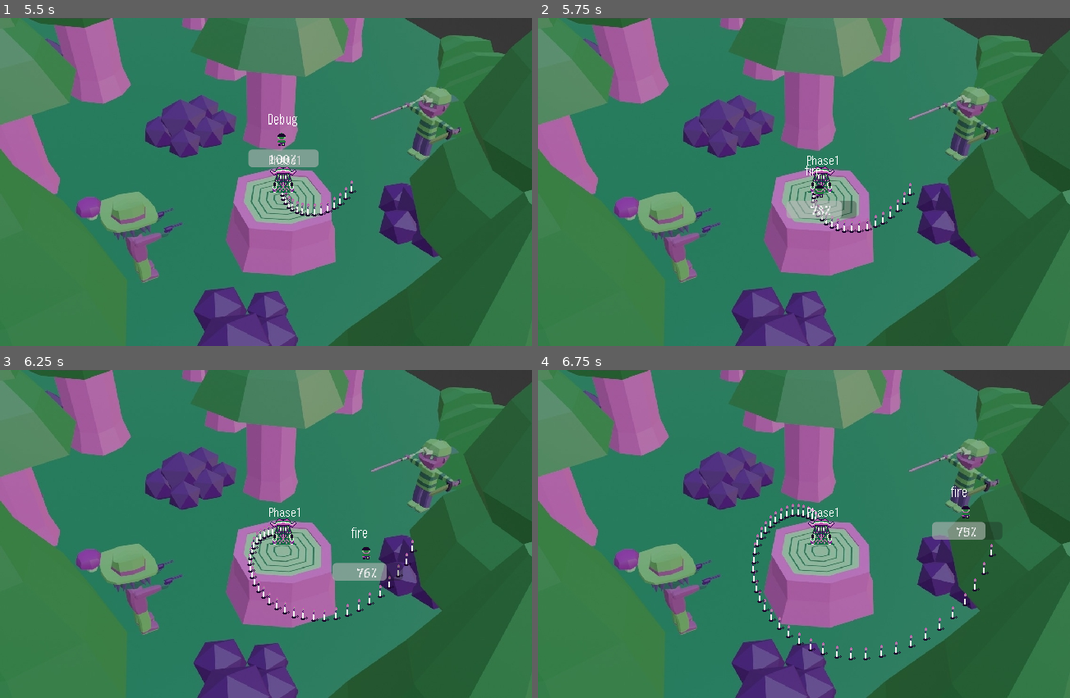
Above: before the commit, frames 1-4 (two rows, left to right).
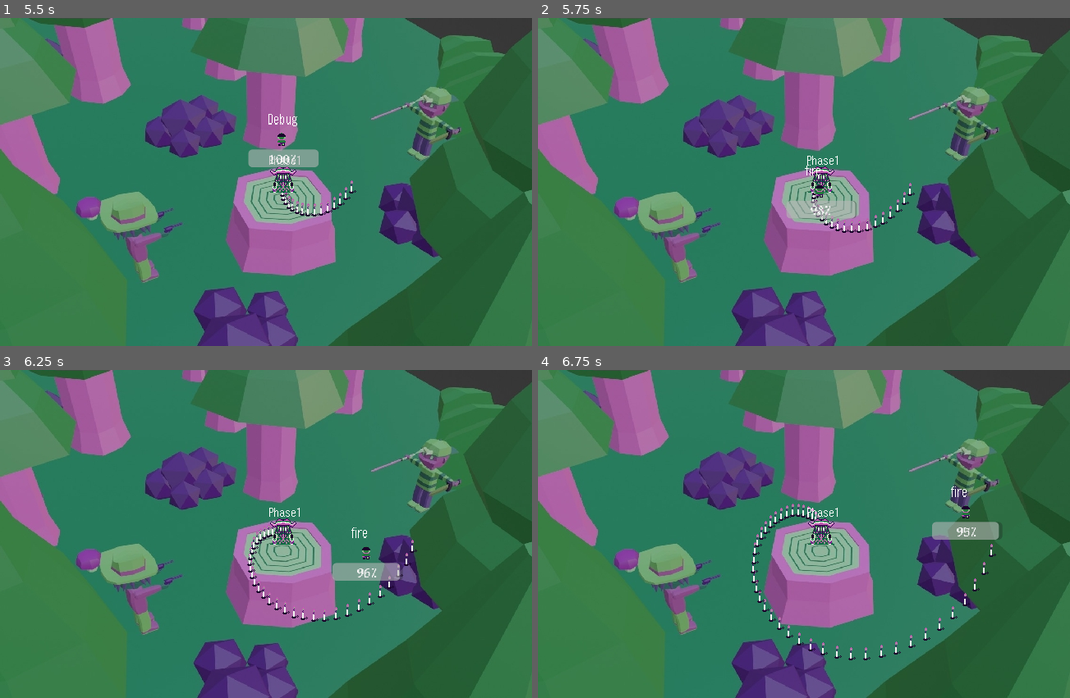
Above: after the commit, the same moments.

Repository: b4k4kozmo/bullet-hell-24
Game: Godot game, scene res://boss_room.tscn
Two runs of this game, one before a commit and one after it. Both use one fixed random seed, a clock stepped at 60 frames per second and the inputs below.
Inputs:
- Up to frame 1 (5.5 s): tap Enter at 0.5 s; hold D (move_right) 0.53-1.28 s; tap Space (action, bound only after the commit) at 0.6, 1.55, 2.1, 2.85, 3.8, 4.35, 5.1 s; tap R (restart) at 1.25, 2.75, 3.5 s; hold S (move_down) 1.28-2.03 s; tap Shift (walk) at 1.35 s; hold D (move_right) 2.03-2.78 s; hold W (move_up) 2.78-3.53 s; hold Shift (walk) 3.53-4.28 s; hold A (move_left) 3.53-5.03 s; hold S (move_down) from 5.03 s (still down)
- Up to frame 2 (5.75 s): keep holding S (move_down)
- Up to frame 3 (6.25 s): release S (move_down) at 5.78 s; hold D (move_right) from 5.78 s (still down); tap Shift (walk) at 5.85 s; tap Space (action, bound only after the commit) at 6.05 s
- Up to frame 4 (6.75 s): release D (move_right) at 6.53 s; hold W (move_up) from 6.53 s (still down); tap Space (action, bound only after the commit) at 6.6 s

Frame 1 is identical in both runs. In frame 2, 0.2% of the frame differs, in the area x 51-60%, y 55-62%; in frame 3, 0.2%; in frame 4, 0.2%, in the area x 78-87%, y 46-52%.

Commit message:
added player shooting
moving lets you shoot straight up,
when you are stationary you will shoot in a spiral pattern

Diff:
--- a/bullet.tscn
+++ b/bullet.tscn
@@ -1,17 +1,18 @@
-[gd_scene load_steps=7 format=3 uid="uid://comrovgj0rfvd"]
+[gd_scene load_steps=8 format=3 uid="uid://comrovgj0rfvd"]
 
 [ext_resource type="Script" path="res://scripts/Bullet.gd" id="1_4tedr"]
 [ext_resource type="Texture2D" uid="uid://wjit0n5sxgfk" path="res://sprites/candle.png" id="2_321cf"]
 [ext_resource type="Texture2D" uid="uid://blnf3d6fso1i1" path="res://sprites/ace.png" id="3_4s78l"]
 [ext_resource type="Texture2D" uid="uid://earrg4mbnauq" path="res://sprites/lasso.png" id="4_mklnw"]
 [ext_resource type="Texture2D" uid="uid://cvt636g78sifc" path="res://sprites/coin.png" id="5_lr5dj"]
+[ext_resource type="Texture2D" uid="uid://f6my4hvinndh" path="res://sprites/kamibokken.png" id="6_icaaa"]
 
 [sub_resource type="RectangleShape2D" id="RectangleShape2D_uom7v"]
 size = Vector2(6, 6)
 
 [node name="Bullet" type="Area2D"]
 script = ExtResource("1_4tedr")
-texture_array = Array[Texture2D]([ExtResource("2_321cf"), ExtResource("3_4s78l"), ExtResource("4_mklnw"), ExtResource("5_lr5dj")])
+texture_array = Array[Texture2D]([ExtResource("2_321cf"), ExtResource("3_4s78l"), ExtResource("4_mklnw"), ExtResource("5_lr5dj"), ExtResource("6_icaaa")])
 
 [node name="Sprite2D" type="Sprite2D" parent="."]
 z_index = -1
--- a/player.tscn
+++ b/player.tscn
@@ -1,7 +1,8 @@
-[gd_scene load_steps=7 format=3 uid="uid://4cqla6d7d6hd"]
+[gd_scene load_steps=8 format=3 uid="uid://4cqla6d7d6hd"]
 
 [ext_resource type="Script" path="res://scripts/Player.gd" id="1_c71vn"]
 [ext_resource type="Texture2D" uid="uid://dscm1r11eha5e" path="res://sprites/boy_up_2.png" id="2_8itql"]
+[ext_resource type="PackedScene" uid="uid://comrovgj0rfvd" path="res://bullet.tscn" id="2_swc88"]
 [ext_resource type="FontFile" uid="uid://c720lro2tedqy" path="res://fonts/x12y16pxMaruMonica.ttf" id="3_sfhdi"]
 [ext_resource type="FontFile" uid="uid://hjecuot2b4ym" path="res://fonts/Gold Box 8x16 Monospaced.ttf" id="4_uhv3i"]
 [ext_resource type="AudioStream" uid="uid://dt5ngflv4lidb" path="res://sounds/damage.wav" id="5_jick7"]
@@ -11,6 +12,8 @@
 
 [node name="Player" type="CharacterBody2D"]
 script = ExtResource("1_c71vn")
+bullet_node = ExtResource("2_swc88")
+alpha = 3.007
 
 [node name="Sprite2D" type="Sprite2D" parent="."]
 texture = ExtResource("2_8itql")
@@ -62,3 +65,8 @@
 offset_right = 1.0
 offset_bottom = 1.0
 color = Color(0.760784, 0.360784, 0.694118, 1)
+
+[node name="Speed" type="Timer" parent="."]
+wait_time = 0.1
+
+[connection signal="timeout" from="Speed" to="." method="_on_speed_timeout"]
--- a/project.godot
+++ b/project.godot
@@ -78,6 +78,11 @@
 , Object(InputEventJoypadMotion,"resource_local_to_scene":false,"resource_name":"","device":-1,"axis":2,"axis_value":1.0,"script":null)
 ]
 }
+action={
+"deadzone": 0.5,
+"events": [Object(InputEventKey,"resource_local_to_scene":false,"resource_name":"","device":-1,"window_id":0,"alt_pressed":false,"shift_pressed":false,"ctrl_pressed":false,"meta_pressed":false,"pressed":false,"keycode":0,"physical_keycode":32,"key_label":0,"unicode":32,"echo":false,"script":null)
+]
+}
 
 [rendering]
 
--- a/scripts/Player.gd
+++ b/scripts/Player.gd
@@ -4,6 +4,10 @@
 var cantWalk = false
 @onready var debug = $Debug
 @onready var progress_bar = $ProgressBar
+@export var bullet_node: PackedScene
+var bullet_type: int = 4
+var theta: float = 0.0
+@export_range(0,2*PI) var alpha: float = 0.0
 
 var health = 100:
 	#updates health bar
@@ -13,8 +17,28 @@
 
 func _ready():
 	$HitboxDisplay.hide()
+func get_vector(angle):
+	theta = angle + alpha
+	return Vector2(cos(theta),sin(theta))
+func shoot(angle):
+	var bullet = bullet_node.instantiate()
+
+	bullet.position = global_position
+	if velocity != Vector2.ZERO:
+		bullet.direction = Vector2.UP
+		$Speed.wait_time = .1
+	else:
+		bullet.direction = get_vector(angle)
+		$Speed.wait_time = .025
+	bullet.set_property(bullet_type)
+
+	get_tree().current_scene.call_deferred("add_child", bullet)
 
 func _physics_process(_delta):
+	if Input.is_action_just_pressed('action'):
+		$Speed.start()
+	if Input.is_action_just_released("action"):
+		$Speed.stop()
 	if Input.is_action_pressed('walk'):
 		$HitboxDisplay.show()
 		if not cantWalk:
@@ -49,7 +73,7 @@
 
 func fire():
 	debug.text = "fire"
-	health -= 10
+	#health -= 10
 	$AudioStreamPlayer2D.play()
 	for i in range(5):
 		health -= 1
@@ -88,3 +112,7 @@
 
 func restart():
 	get_tree().reload_current_scene()
+
+
+func _on_speed_timeout():
+	shoot(theta)
